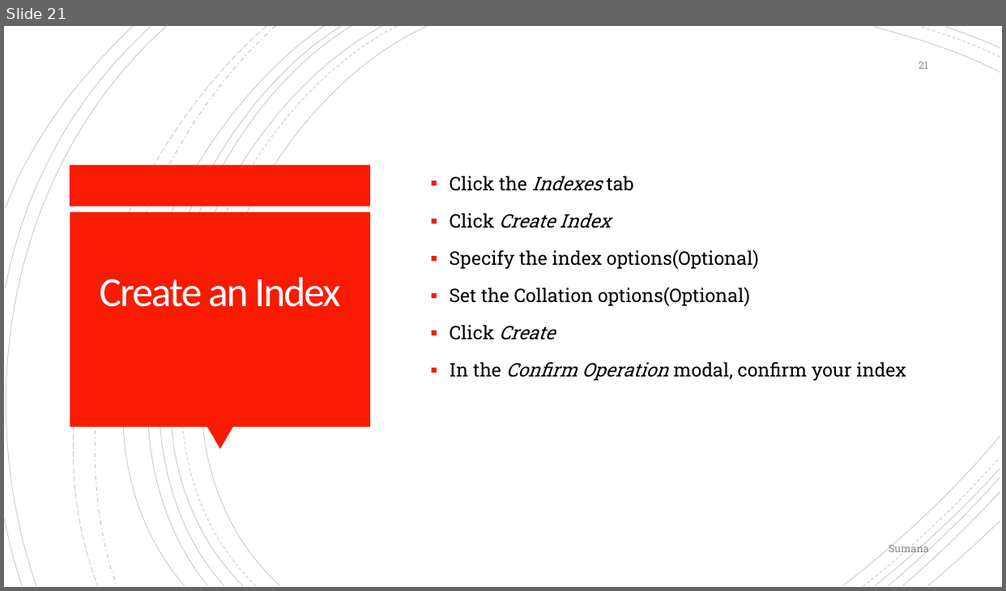
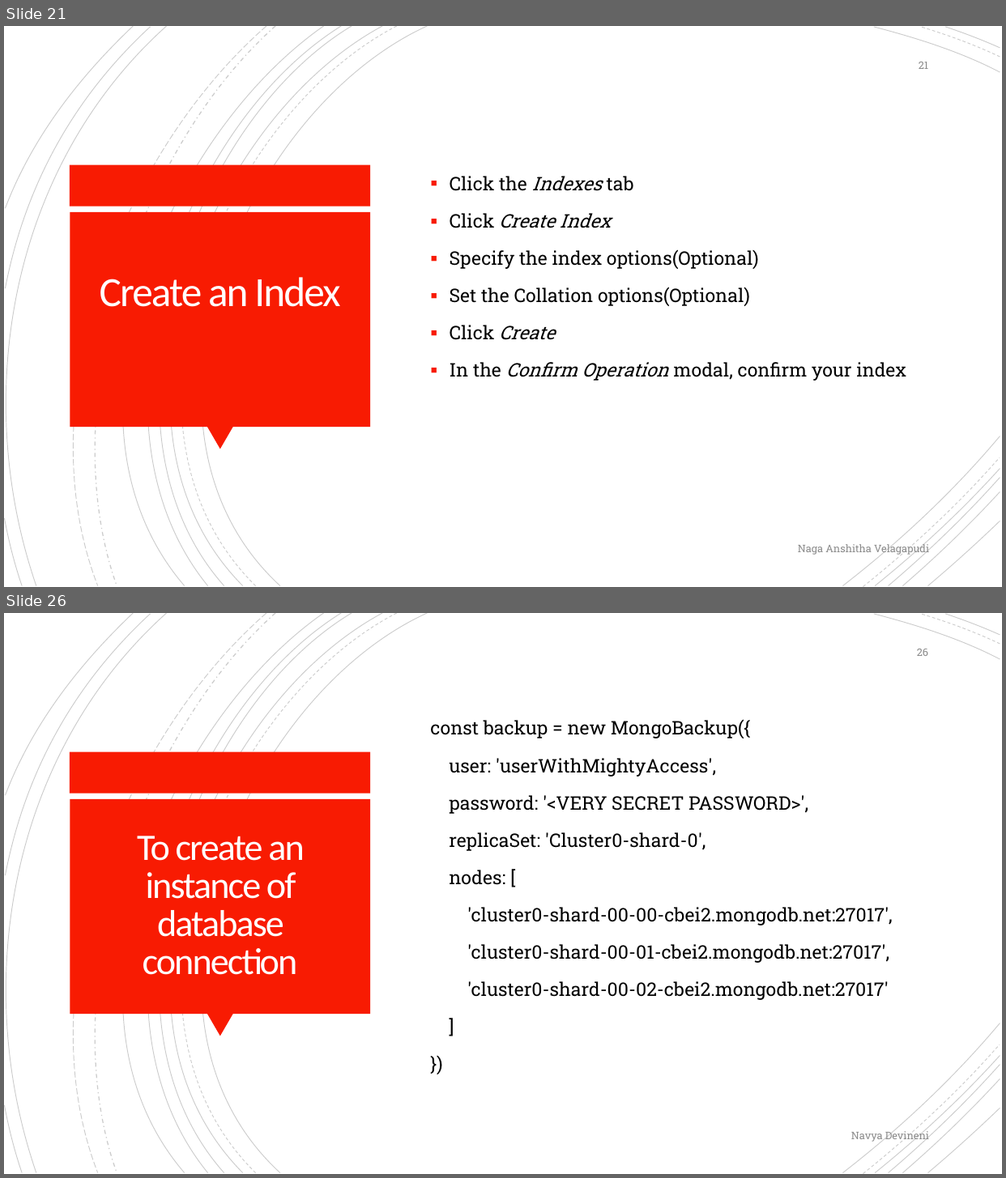
Before and after one commit to anshithavelagapudi/MongoDb-Project, a slide deck: MongoDB_with_Atlas.pptx. Shown one above the other, each under a label of ours: slide 21 before the commit, slides 21 and 26 after it; the slides between them are not shown. The pictures are 1006x591 and 1006x1178 pixels, drawn with LibreOffice and Linux fonts; fonts in the diff are those of the drawing. Boxes give left, top, right and bottom in pixels: in the first picture for what was removed or moved away, otherwise in the second. Text is boxed around its words. In the diff, an @@ line names an element or a change of style, - is before the commit and + after.

```diff
--- a/MongoDB_with_Atlas.pptx
+++ b/MongoDB_with_Atlas.pptx
@@ slide 26 added at (4,613,1002,1174), background #FFFFFF; not listed: 24 template elements that a slide beside it also shows @@
@@ page number added at (917,649,928,656), 10 pt, text #8C8C8C @@
+26
@@ text added at (430,719,893,1000), 18 pt, text #000000 @@
+const backup = new MongoBackup({
+user: 'userWithMightyAccess',
+password: '<VERY SECRET PASSWORD>',
+replicaSet: 'Cluster0-shard-0',
+nodes: [
+'cluster0-shard-00-00-cbei2.mongodb.net:27017',
+'cluster0-shard-00-01-cbei2.mongodb.net:27017',
+'cluster0-shard-00-02-cbei2.mongodb.net:27017'
+]
+})
@@ title added at (137,836,304,975), 36 pt, text #FFFFFF @@
+To create an instance of database connection
@@ text added at (851,1130,929,1143), 10 pt, text #8C8C8C @@
+Navya Devineni
@@ slide 21 changed as well @@
@@ text at (798,543,929,556): text changed @@
-Sumana
+Naga Anshitha Velagapudi
```
Also in this commit, not shown: 7 other slides changed, 10 other slides added.
